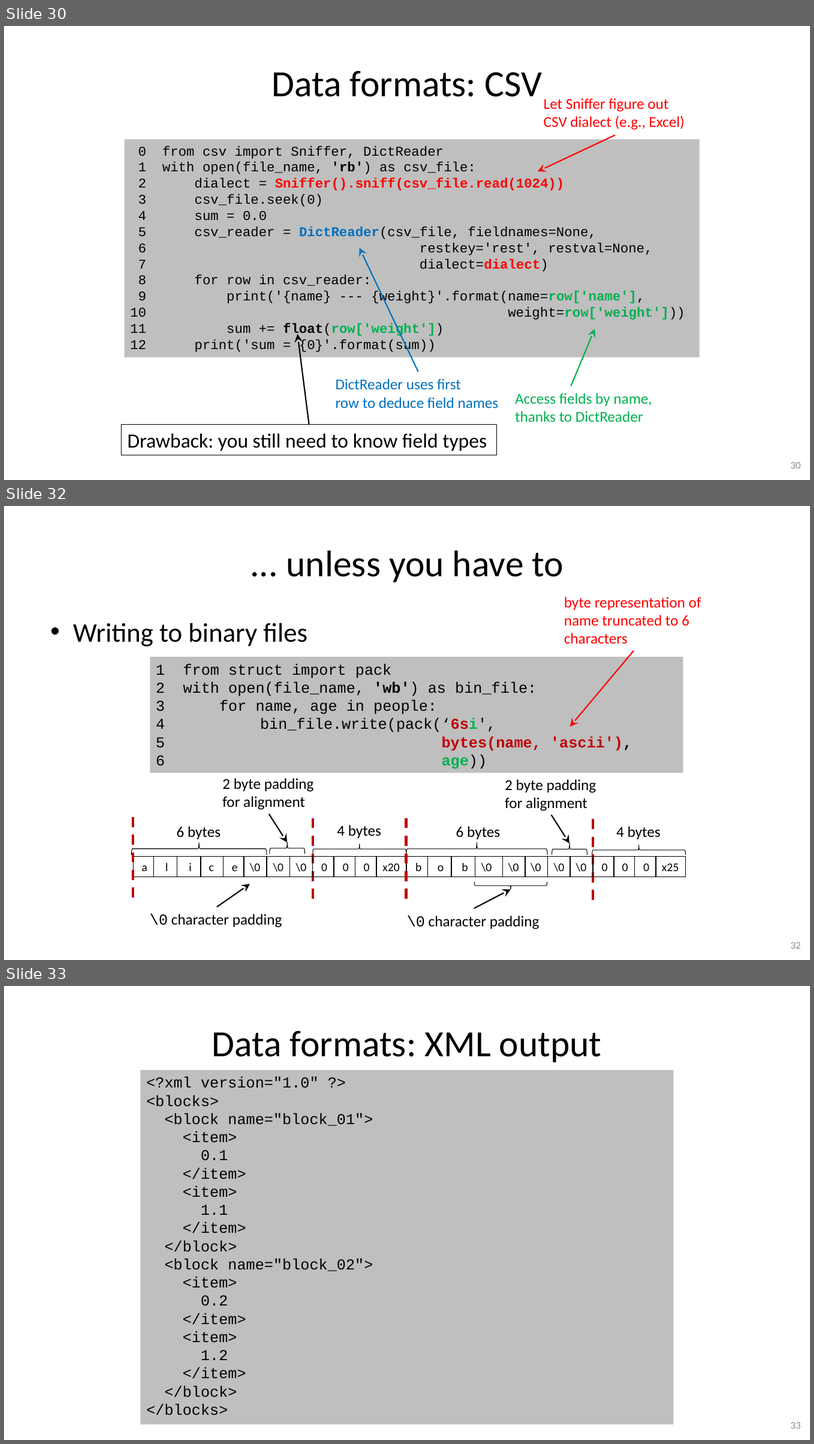
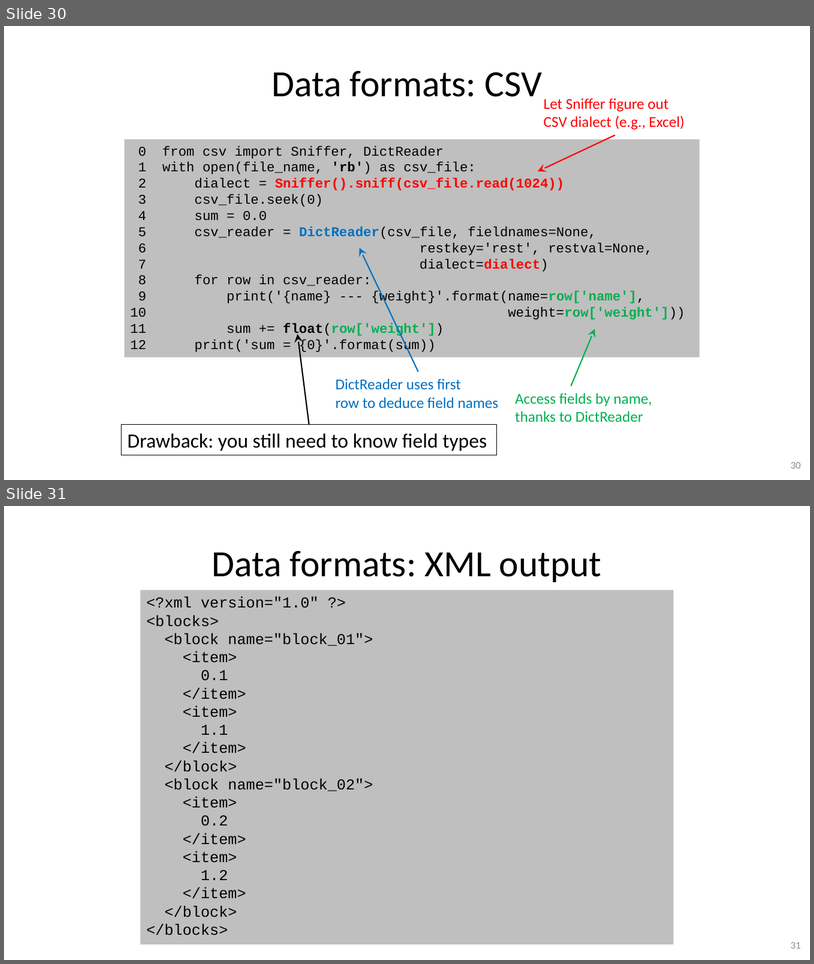
Before and after one commit to gjbex/Python-for-systems-programming, a slide deck: python_for_systems_programming.pptx. Shown one above the other, each under a label of ours: slides 30, 32 and 33 before the commit, slides 30 and 31 after it; the slides between them are not shown. The pictures are 814x1444 and 814x964 pixels, drawn with LibreOffice and Linux fonts; fonts in the diff are those of the drawing. Boxes give left, top, right and bottom in pixels: in the first picture for what was removed or moved away, otherwise in the second. Text is boxed around its words. In the diff, an @@ line names an element or a change of style, - is before the commit and + after.

Commit message:
Remove slides on writing files

```diff
--- a/python_for_systems_programming.pptx
+++ b/python_for_systems_programming.pptx
@@ slide 32 removed at [4,506,810,960], background #FFFFFF @@
@@ title removed at [287,550,564,582] @@
-... unless you have to
@@ text removed at [564,597,702,644] @@
-byte representation of
-name truncated to 6
-characters
@@ text removed at [73,623,308,646] @@
-• Writing to binary files
@@ rectangle removed at [150,657,683,773] @@
-1 from struct import pack
-2 with open(file_name, 'wb') as bin_file:
-3 for name, age in people:
-4 bin_file.write(pack(‘6si',
-5 bytes(name, 'ascii'),
-6 age))
@@ arrow removed from (635, 651) to (570, 726) @@
@@ line removed from (133, 817) to (133, 903) @@
@@ group removed at [131,826,267,877]: 5 rectangles, 1 right brace, 1 text @@
-a
-l
-i
-c
-e
-6 bytes
@@ group removed at [222,778,314,877]: 2 rectangles, 1 right brace, 1 text, 1 arrow @@
-\0
-\0
-2 byte padding
-for alignment
@@ line removed from (313, 818) to (313, 904) @@
@@ group removed at [313,825,407,877]: 4 rectangles, 1 right brace, 1 text @@
-0
-x20
-0
-0
-4 bytes
@@ line removed from (406, 818) to (406, 904) @@
@@ group removed at [407,826,548,877]: 3 rectangles, 1 right brace, 1 text @@
-b
-o
-b
-6 bytes
@@ group removed at [505,779,597,877]: 2 rectangles, 1 right brace, 1 text, 1 arrow @@
-\0
-\0
-2 byte padding
-for alignment
@@ line removed from (593, 819) to (593, 905) @@
@@ group removed at [593,826,686,877]: 4 rectangles, 1 right brace, 1 text @@
-0
-x25
-0
-0
-4 bytes
@@ rectangle removed at [244,856,267,877] @@
-\0
@@ arrow removed from (217, 906) to (250, 883) @@
@@ group removed at [407,856,548,929]: 3 rectangles, 1 text, 1 arrow, 1 right brace @@
-\0
-\0
-\0
-\0 character padding
@@ text removed at [150,913,282,927] @@
-\0 character padding
@@ page number removed at [791,942,801,948] @@
-32
@@ what was slide 33 is now slide 31 @@
@@ page number at [791,942,801,948]: text changed @@
-33
+31
```
Also in this commit, not shown: 1 other slide removed.
